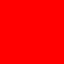
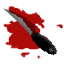
Layer changes from the first w=64, h=64 image to the second:
added group "Knife" with 4 layers above "Layer #4" over box(3, 5, 59, 57)
added layer "Layer #3" (multiply) in group "Knife" over box(7, 5, 41, 36)
added layer "Layer #2" (43%) in group "Knife" over box(48, 47, 55, 54)
added layer "Layer #1" in group "Knife" over box(30, 30, 59, 57)
added layer "Layer" in group "Knife" over box(3, 8, 36, 36)
renamed "Background" to "Layer #4", painted on it over box(0, 0, 64, 64)
